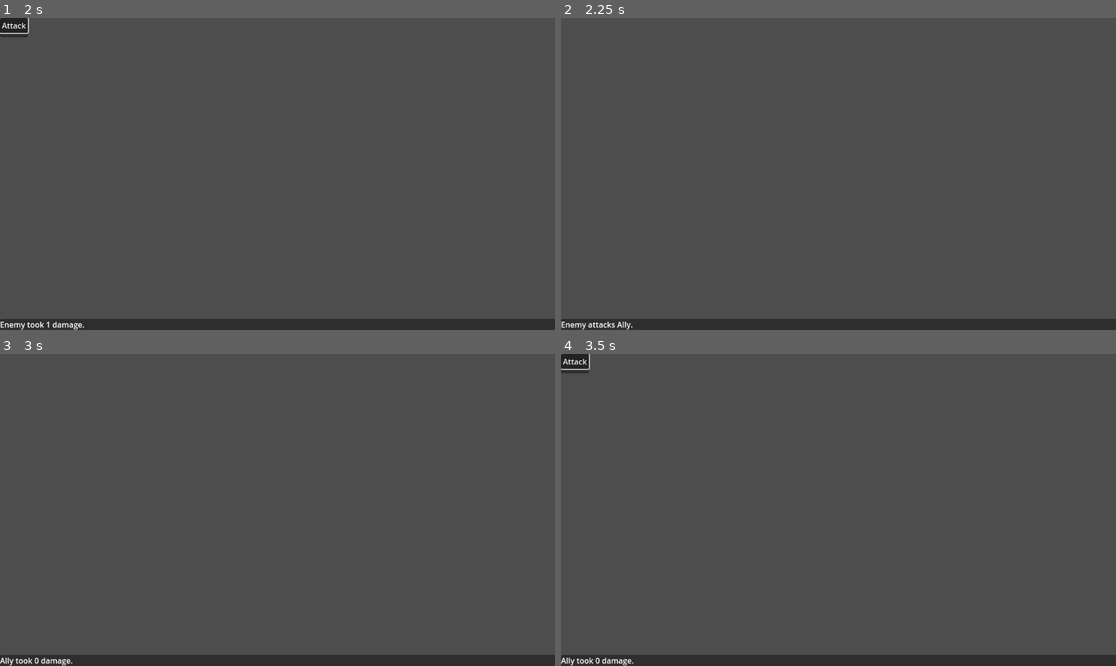
Above: before the commit, frames 1-4 (two rows, left to right).
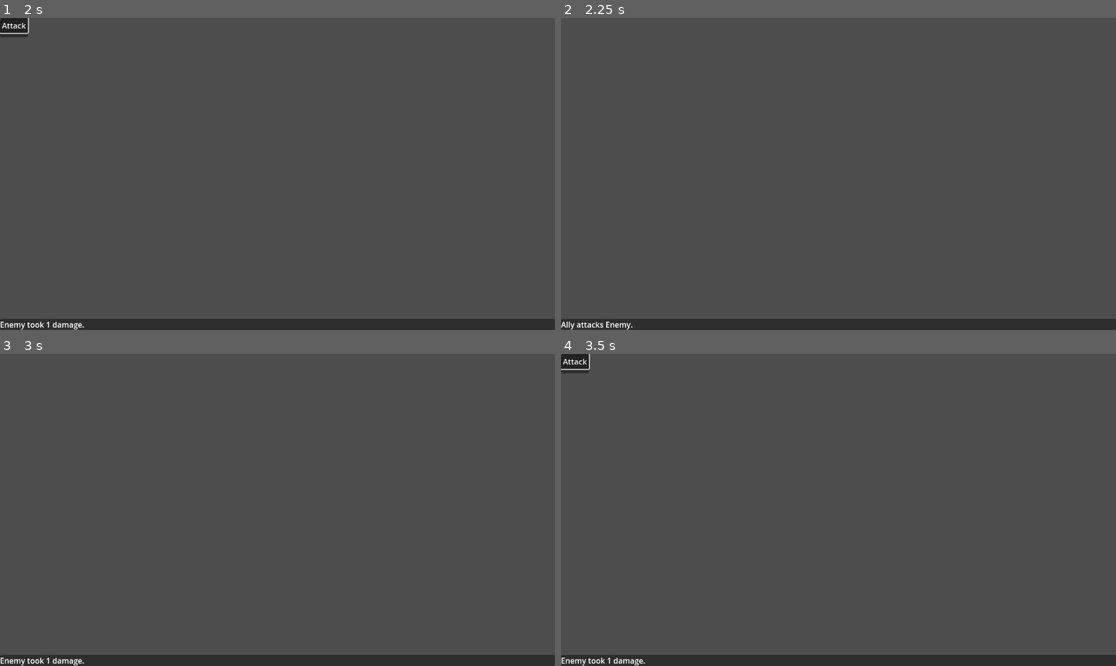
Above: after the commit, the same moments.

Repository: xap8Em/godot-3d-jrpg-template
Game: Godot game, scene res://battle/battle.tscn
The game is run twice, just before and just after one commit, with the same random seed, the same clock (stepped at 60 frames per second) and the same inputs. This scene is started directly instead of the project's main scene.
Inputs:
- Up to frame 1 (2 s): click "Attack" at 0.5 s; tap Enter (ui_accept) at 1.25, 1.52 s
- Up to frame 2 (2.25 s): click "Attack" at 2 s
- Up to frame 3 (3 s): tap Enter (ui_accept) at 2.75 s
- Up to frame 4 (3.5 s): tap Enter (ui_accept) at 3.02 s

Frame 1 is identical in both runs. In frame 2, 0.2% of the frame differs, in the area x 0-12%, y 97-100%; in frame 3, 0.2%, in the area x 0-16%, y 97-100%; in frame 4, 0.2%.

Commit message:
Add battle process functions to Battle class

Diff:
--- a/battle/battle.gd
+++ b/battle/battle.gd
@@ -4,7 +4,6 @@
 const CommandMenu = preload("res://battle/command_menu.gd")
 const MessageWindow = preload("res://battle/message_window.gd")
 
-var _battlers: Array[Battler] = []
 var _is_over: bool = false
 
 @onready var _command_menu: CommandMenu = $CommandMenu
@@ -12,28 +11,51 @@
 
 
 func _ready() -> void:
-	_battlers.append(Battler.new(_command_menu, "Ally", _message_window, Statistics.new(2, 2, 8)))
-	_battlers.append(Battler.new(_command_menu, "Enemy", _message_window, Statistics.new(1, 1, 4)))
+	var battlers: Array[Battler] = []
 
-	for battler: Battler in _battlers:
+	battlers.append(Battler.new(_command_menu, "Ally", _message_window, Statistics.new(2, 2, 8)))
+	battlers.append(Battler.new(_command_menu, "Enemy", _message_window, Statistics.new(1, 1, 4)))
+
+	_begin(battlers)
+
+
+func _begin(battlers: Array[Battler]) -> void:
+	for battler: Battler in battlers:
 		battler.was_knocked_out.connect(_on_battler_was_knocked_out)
 
-	for i: int in 16:
-		await _battlers[0].attack(_battlers[1])
+	_proceed_with_round(battlers)
 
-		if _is_over:
-			break
 
-		await _battlers[1].attack(_battlers[0])
+func _end() -> void:
+	await _message_window.display_message("The battle is over.")
 
-		if _is_over:
-			break
-
-	await _message_window.display_message("The battle is over.")
+	get_tree().quit()
 
 
 func _on_battler_was_knocked_out() -> void:
 	_is_over = true
+
+
+func _proceed_with_round(battlers: Array[Battler]) -> void:
+	await _proceed_with_turn(battlers, 0)
+
+	_proceed_with_round(battlers)
+
+
+func _proceed_with_turn(battlers: Array[Battler], active_battler_index: int) -> void:
+	var target: Battler = battlers[active_battler_index - 1]
+
+	await battlers[active_battler_index].attack(target)
+
+	if _is_over:
+		_end()
+
+	active_battler_index += 1
+
+	if active_battler_index == battlers.size():
+		return
+
+	_proceed_with_turn(battlers, active_battler_index)
 
 
 class Battler extends RefCounted:
